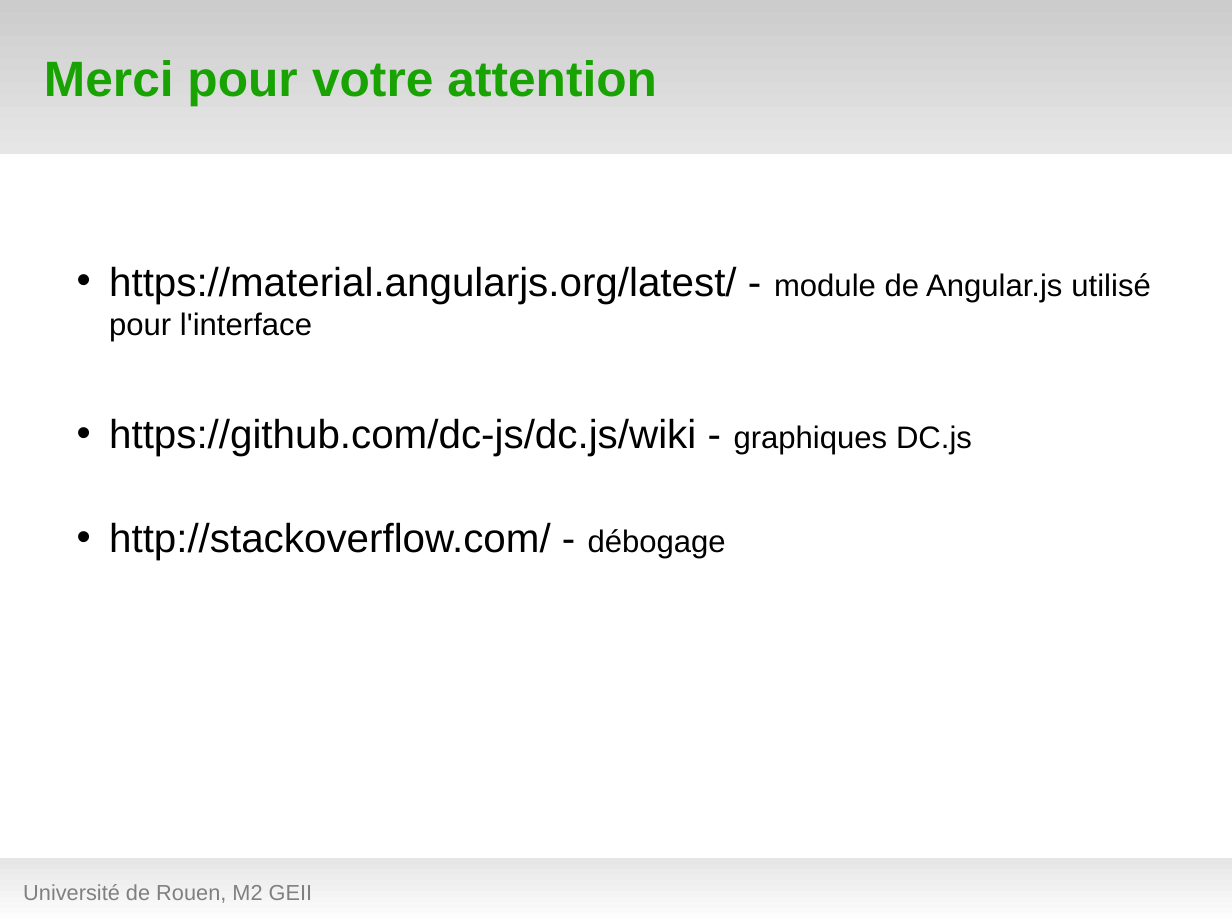
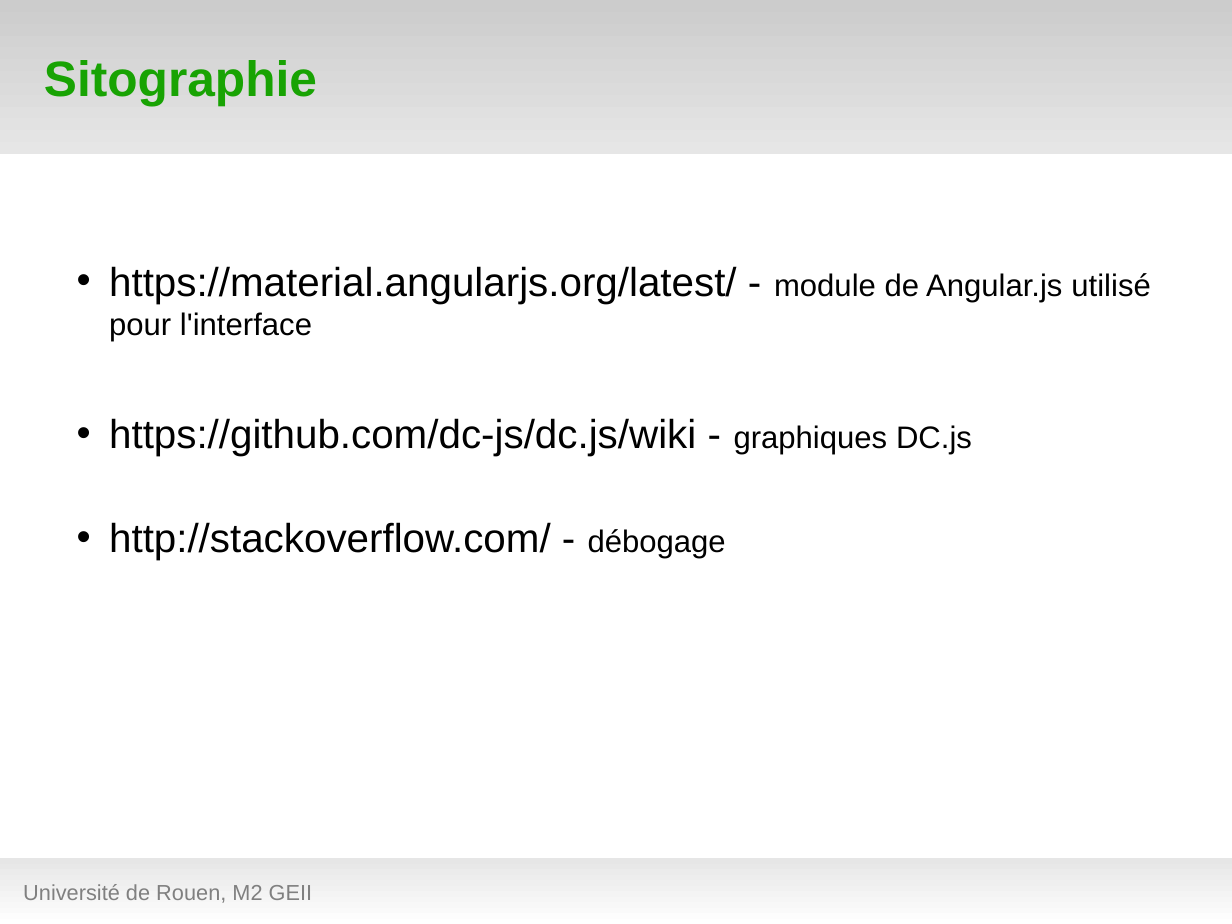
Before and after one commit to hanzenok/dataexp, a slide deck: slide 23 of presentation/test_green9.odp. Drawn at 1232x924 pixels with LibreOffice and Linux fonts; fonts in the diff are those of the drawing; background and template pictures are left out. Boxes give left, top, right and bottom in pixels: in the first picture for what was removed or moved away, otherwise in the second. Text is boxed around its words. In the diff, an @@ line names an element or a change of style, - is before the commit and + after.

```diff
--- a/presentation/test_green9.odp
+++ b/presentation/test_green9.odp
@@ title at bbox=[44, 60, 317, 106]: text changed @@
-Merci pour votre attention
+Sitographie
```
Also in this commit, not shown: 7 other slides changed, 1 slide added, 1 slide removed, 6 other files.
